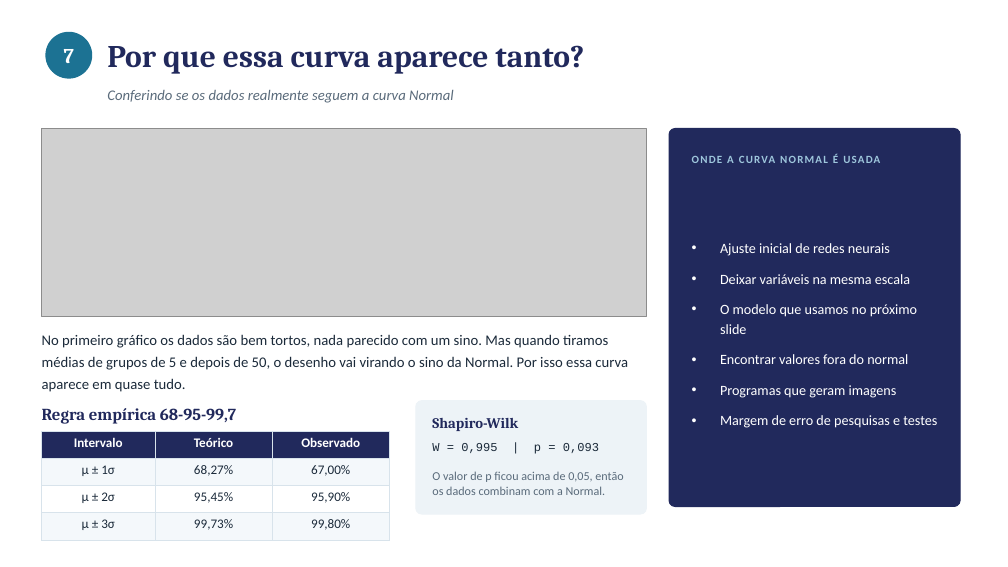
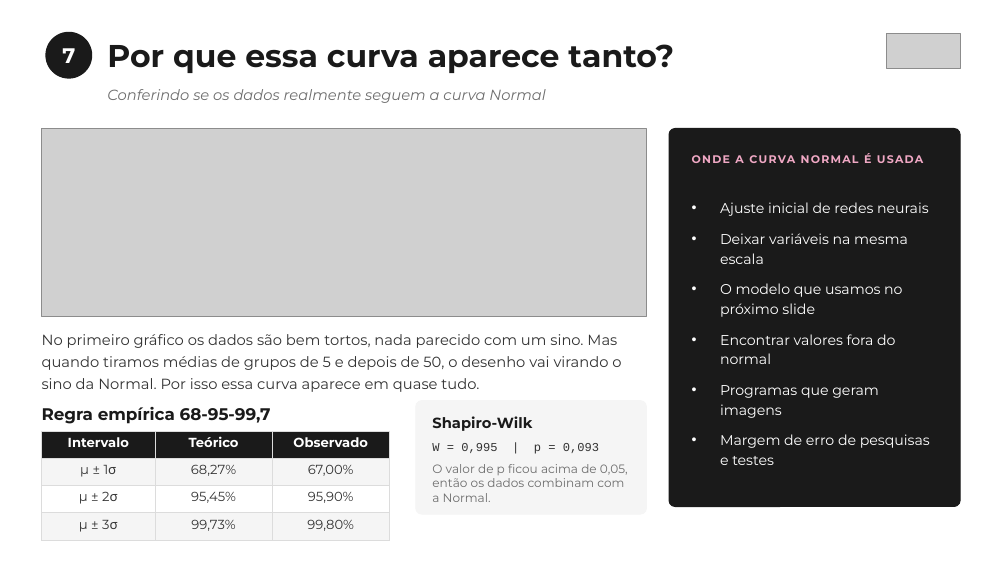
Before and after one commit to susuelen153-design/Projeto-Python, a slide deck: slide 8 of checkpoint4/apresentacao_cp4.pptx. Drawn at 1008x567 pixels with LibreOffice and Linux fonts; fonts in the diff are those of the drawing; grey boxes stand for pictures. Boxes give left, top, right and bottom in pixels: in the first picture for what was removed or moved away, otherwise in the second. Text is boxed around its words. In the diff, an @@ line names an element or a change of style, - is before the commit and + after.

```diff
--- a/checkpoint4/apresentacao_cp4.pptx
+++ b/checkpoint4/apresentacao_cp4.pptx
@@ font Cambria to Montserrat, text colour #21295C to #1A1A1A in 3 elements at [42,407,271,424], [432,416,532,431], [107,44,674,73] @@
@@ text "7" at [62,48,75,63]: font Cambria to Montserrat @@
@@ ellipse at [45,32,92,79]: fill #1C7293 to #1A1A1A @@
@@ picture added at [886,33,960,68] @@
@@ text "Conferindo se os dados realmente ..." at [107,89,546,103]: font Calibri to Montserrat, text colour #5A6B7B to #6E6E6E @@
@@ rounded rectangle at [669,129,960,507]: fill #21295C to #1A1A1A; outline #21295C 1 pt to #1A1A1A 1 pt @@
@@ text "ONDE A CURVA NORMAL É ..." at [735,153,871,163]: font Calibri to Montserrat, text colour #9EC6DC to #F0A8C4 @@
@@ text "Ajuste inicial de redes neurais" at [720,202,930,465]: font Calibri to Montserrat @@
@@ text "No primeiro gráfico os dados ..." at [42,334,621,392]: font Calibri to Montserrat, text colour #1B2A3A to #333333 @@
@@ rounded rectangle at [416,401,647,514]: fill #EDF3F7 to #F5F5F5; outline #EDF3F7 1 pt to #F5F5F5 1 pt @@
@@ table at [42,431,389,536] @@
@@ fill #21295C to #1A1A1A in row 1 @@
@@ fill #F4F8FB to #F5F5F5 in 6 cells @@
@@ font Calibri to Montserrat @@
@@ text colour #1B2A3A to #333333 in "μ ± 1σ", "68,27%", "67,00%", "μ ± 2σ" and 5 more places @@
@@ borders changed @@
@@ text "W = 0,995 | p ..." at [432,443,599,454]: text colour #1B2A3A to #333333 @@
@@ text "O valor de p ficou ..." at [432,464,628,502]: font Calibri to Montserrat, text colour #5A6B7B to #6E6E6E @@
```
Also in this commit, not shown: 12 other slides changed, 12 other files.
